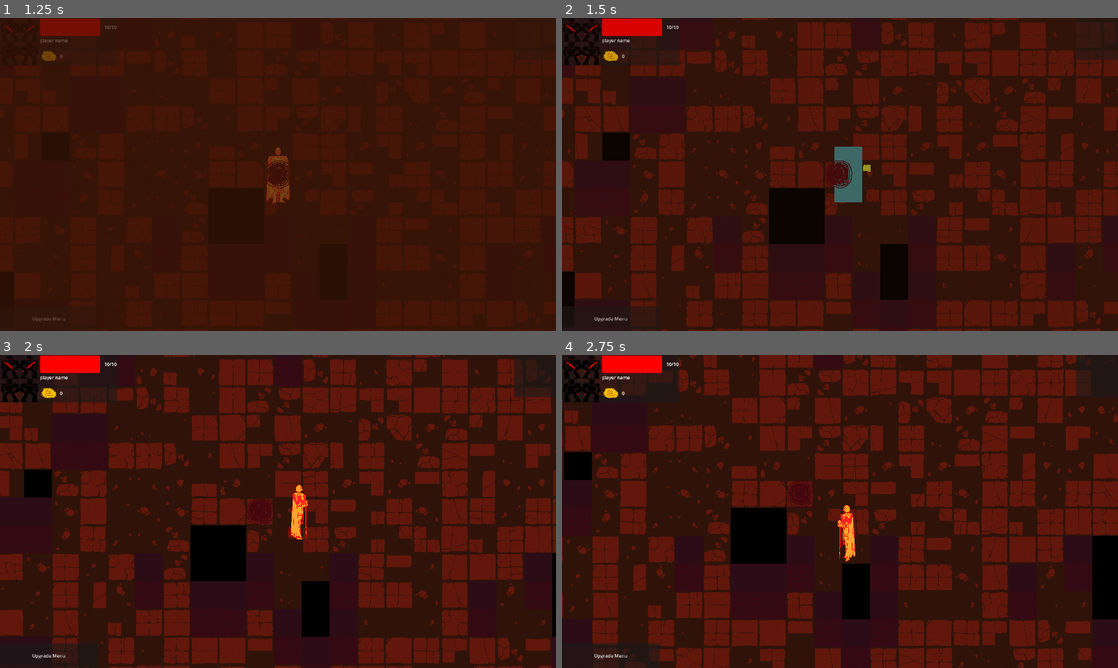
Above: before the commit, frames 1-4 (two rows, left to right).
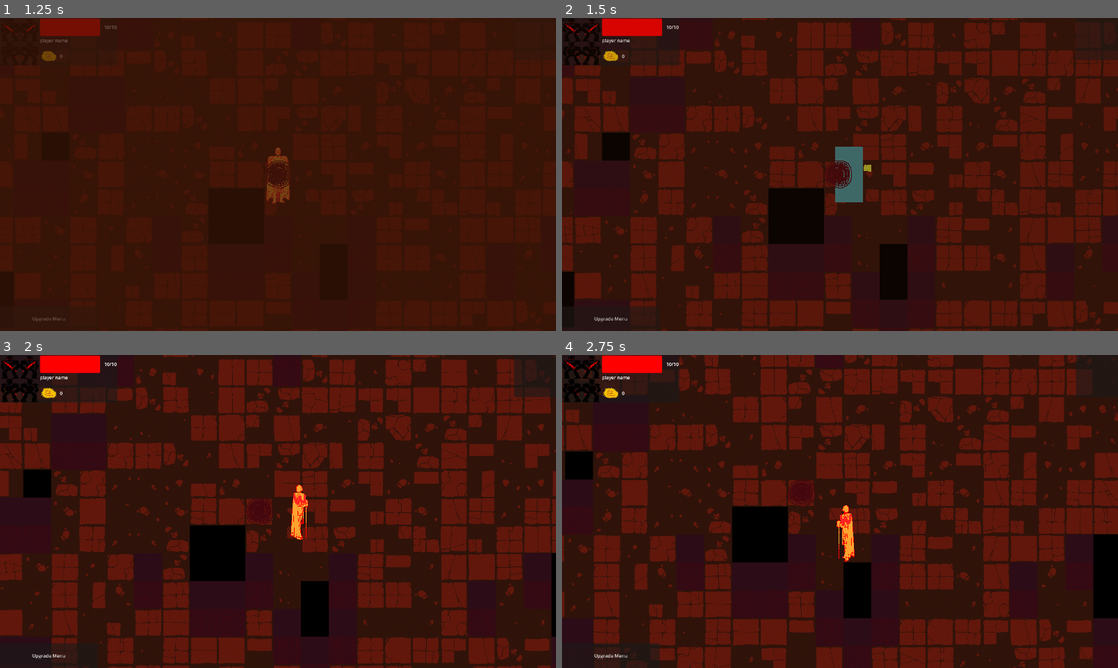
Above: after the commit, the same moments.

Repository: jible/capstone
Game: Godot game, scene res://scenes/testScenes/main_menu.tscn
Same seed, same stepped clock (60 frames per second), same inputs: the game is played once before the commit and once after it. The engine's default icon, where the game draws it, is replaced by a stand-in: a white triangle on a blue panel in a dark square.
Inputs (mouse positions are in pixels of both pictures, inside the frame that each line leads up to):
- Up to frame 1 (1.25 s): click "Play" at 0.5 s
- Up to frame 2 (1.5 s): move the mouse to (962, 158) at 1.27 s; hold Right (right) from 1.28 s (still down); hold Space (attack) from 1.28 s (still down)
- Up to frame 3 (2 s): keep holding Right (right); keep holding Space (attack)
- Up to frame 4 (2.75 s): move the mouse to (728, 527) at 2.02 s; release Right (right) at 2.03 s; release Space (attack) at 2.03 s; hold Down (down) from 2.03 s (still down); tap Space (attack) at 2.1 s

Frame 1 is identical in both runs. In frame 2, 1.4% of the frame differs, in the area x 6-97%, y 0-100%; in frame 3, 4.6%; in frame 4, 10%, in the area x 0-100%, y 0-100%.

Commit message:
Several Changes- See description
Applied Rozy's suggestions in nav mesh_maker, mobility_manager, and level_generator.
Cleaned up mobility manager to only calculate velocity when it is changed via state or upgrade. Previously, it calculated every frame.
Thoroughly commented mobility manager to explain difference between base and true mobility attributes (like speed and acceleration)

Diff:
--- a/nav_mesh_maker.gd
+++ b/nav_mesh_maker.gd
@@ -2,7 +2,8 @@
 class_name NavMeshMaker
 
 func make_mesh(corners):
-	# James: After a bunch of fighting this, I just coppied some code from ball game
+	# James: Copied this from a personal project- https://github.com/jible/BallGame/blob/main/Scripts/TileMapPackage.gd
+	# The repo may be set to private
 	var polygon = NavigationPolygon.new()
 	polygon.add_outline(corners)
 	polygon.agent_radius = 50
--- a/scenes/level_generator.tscn
+++ b/scenes/level_generator.tscn
@@ -26,9 +26,6 @@
 
 [node name="Level Generator" type="Node2D" node_paths=PackedStringArray("nav_mesh_maker")]
 script = ExtResource("1_imcpr")
-size = null
-world_seed = null
-randomize_seed = null
 enter = ExtResource("2_ci0jl")
 exit = ExtResource("3_8m6eb")
 nav_mesh_maker = NodePath("NavMeshMaker")
--- a/scenes/limbo.tscn
+++ b/scenes/limbo.tscn
@@ -9,7 +9,6 @@
 [node name="Scene Config Package" parent="." instance=ExtResource("1_aqu5y")]
 
 [node name="Level Generator" parent="Scene Config Package" index="0"]
-size = null
 randomize_seed = true
 
 [node name="NavMeshMaker" parent="Scene Config Package/Level Generator" index="2"]
--- a/scenes/prefabs/npcs/enemies/basic_enemy.tscn
+++ b/scenes/prefabs/npcs/enemies/basic_enemy.tscn
@@ -565,8 +565,8 @@
 shape = SubResource("CircleShape2D_mt6l6")
 
 [node name="Mobility Manager" parent="." instance=ExtResource("2_ffnce")]
-max_speed = 80
-acceleration = 80
+base_max_speed = 80
+base_acceleration = 80
 
 [node name="State Machine" parent="." instance=ExtResource("3_4kkek")]
 default_state = "Pursuit"
@@ -610,6 +610,7 @@
 [node name="Navigator" type="NavigationAgent2D" parent="."]
 script = ExtResource("18_cj80n")
 
+[connection signal="state_changed" from="State Machine" to="Mobility Manager" method="_on_state_machine_state_changed"]
 [connection signal="state_changed" from="State Machine" to="Animation Manager" method="_on_state_machine_state_changed"]
 [connection signal="state_changed" from="State Machine" to="Direction Manager" method="_on_state_machine_state_changed"]
 [connection signal="died" from="State Machine/Death" to="." method="_on_death_died"]
--- a/scenes/prefabs/player/player.tscn
+++ b/scenes/prefabs/player/player.tscn
@@ -611,7 +611,9 @@
 shape = SubResource("CircleShape2D_kqpcb")
 
 [node name="Mobility Manager" parent="." instance=ExtResource("14_2dfdq")]
-max_speed = 250
+base_max_speed = 250
+base_acceleration = 500
+base_drag = 0.5
 
 [node name="State Machine" parent="." instance=ExtResource("3_igigb")]
 default_state = "Idle"
@@ -664,6 +666,7 @@
 max_polyphony = 10
 
 [connection signal="state_changed" from="State Machine" to="Animation Manager" method="_on_state_machine_state_changed"]
+[connection signal="state_changed" from="State Machine" to="Mobility Manager" method="_on_state_machine_state_changed"]
 [connection signal="state_changed" from="State Machine" to="Direction Manager" method="_on_state_machine_state_changed"]
 [connection signal="received_damage" from="Hurtbox" to="Health Manager" method="_on_hurtbox_received_damage"]
 [connection signal="direction_changed" from="Direction Manager" to="Animation Manager" method="_on_direction_manager_direction_changed"]
--- a/scenes/prefabs/scene_config_package.tscn
+++ b/scenes/prefabs/scene_config_package.tscn
@@ -14,9 +14,9 @@
 player = NodePath("Player")
 
 [node name="Level Generator" parent="." instance=ExtResource("2_1eor7")]
-size = null
+size = Vector2i(150, 150)
 world_seed = 2
-randomize_seed = null
+randomize_seed = false
 
 [node name="Player" parent="." instance=ExtResource("3_5fksv")]
 
--- a/scripts/characters/mobility_manager.gd
+++ b/scripts/characters/mobility_manager.gd
@@ -1,35 +1,46 @@
 extends Node
 class_name MobilityManager
 
+# Exports
+# These are the character movement attributes before applying any multipliers
+# We hold onto the originals because we need them everytime an attribute changes
+@export var base_max_speed = 1000
+@export var base_acceleration = 100
+@export var base_drag = .9
+
+# Other variables
 @onready var character = get_parent()
-@onready var state_machine = character.state_machine
-
-@export var max_speed = 1000
-@export var acceleration = 100
-@export var drag = .9
+var current_state
 var input_direction = Vector2.ZERO
 var max_speed_mult: float = 0
 var max_accel_mult: float = 0
 
+# These mobility attributes consider the upgrade multipliers and current state multipliers
+# These are the variables that should be used for velocity manipulation
+var true_max_speed: float
+var true_acceleration: float
+var true_drag: float
+
+
 func _physics_process(delta):
+	# This has to wait a frame because the references are not established in the first frame
 	call_deferred("update_velocity")
 
+# Not sure if another script calls this function, but I don't know if its necessary
 func set_velocity(arg):
 	character.velocity = arg
 
 
-# TODO
-# Refactor to make these calculations when the state changes, not every frame.
+func calculate_true_values():
+	true_max_speed = base_max_speed * (current_state.movement_details.get("max_speed_mult", 1) + max_speed_mult)
+	true_acceleration = base_acceleration * (current_state.movement_details.get("acceleration_mult", 1) + max_accel_mult)
+	true_drag = base_drag * current_state.movement_details.get("drag_mult", 1)
+
+
 func update_velocity():
-	var current_state = state_machine.current_state_node
-
-	var true_max_speed = max_speed * (current_state.movement_details.get("max_speed_mult", 1) + max_speed_mult)
-	var true_acceleration = acceleration * (current_state.movement_details.get("acceleration_mult", 1) + max_accel_mult)
-	var true_drag = drag * current_state.movement_details.get("drag_mult", 1)
-
 	var movement_details = current_state.movement_details
 	if movement_details.get("moveable", true):
-		set_velocity(character.velocity + (input_direction * (acceleration + max_accel_mult)))
+		character.velocity = character.velocity + (input_direction * true_acceleration)
 	if movement_details.get("use_drag", true):
 		character.velocity *= true_drag
 	if movement_details.get("limit_velocity", true):
@@ -37,8 +48,17 @@
 	if character.velocity.length() < 5:
 		character.velocity = Vector2.ZERO
 
+
 func increase_max_speed_mult(mult: float):
 	max_speed_mult += mult
+	calculate_true_values()
+
 
 func increase_max_accel_mult(mult: float):
 	max_accel_mult += mult
+	calculate_true_values()
+
+
+func _on_state_machine_state_changed(new_state):
+	current_state = new_state
+	calculate_true_values()
--- a/scripts/level_generator.gd
+++ b/scripts/level_generator.gd
@@ -20,12 +20,17 @@
 
 
 func get_corners():
+	# Used the extra distance to debug
+	var extra_distance = Vector2(0,0)
+	var top_left = Vector2(-extra_distance.x,-extra_distance.y)
+	var top_right = Vector2((tile_size.x * size.x)+ extra_distance.x, -extra_distance.y)
+	var bot_right = Vector2((tile_size.x * size.x)+ extra_distance.x, (tile_size.y * size.y) + extra_distance.y)
+	var bot_left = Vector2(-1000,(tile_size.y * size.y) + extra_distance.y)
 	return PackedVector2Array([
-		Vector2(-1000,-1000),
-		Vector2((tile_size.x * size.x)+ 1000, -1000),
-		Vector2((tile_size.x * size.x)+ 1000, (tile_size.y * size.y) + 1000),
-		Vector2(-1000,(tile_size.y * size.y) + 1000),
-
+		top_left,
+		top_right,
+		bot_right,
+		bot_left
 	])
 
 func prep():
Not shown, changed: CHANGELOG.md
